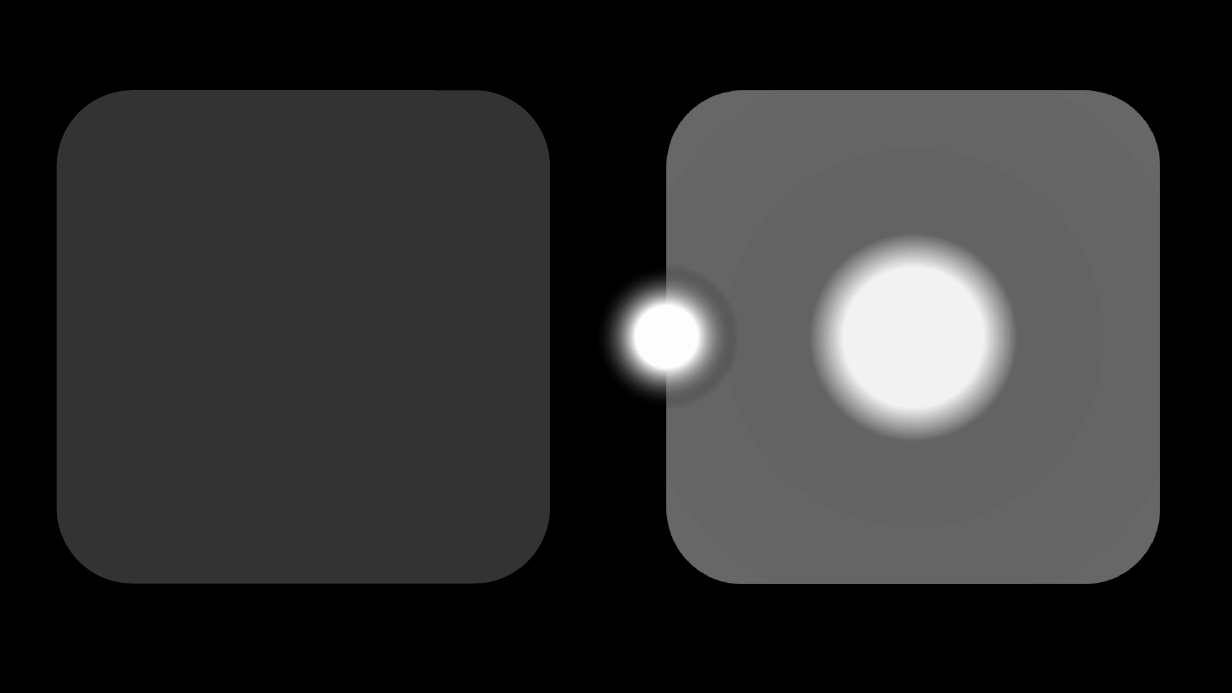
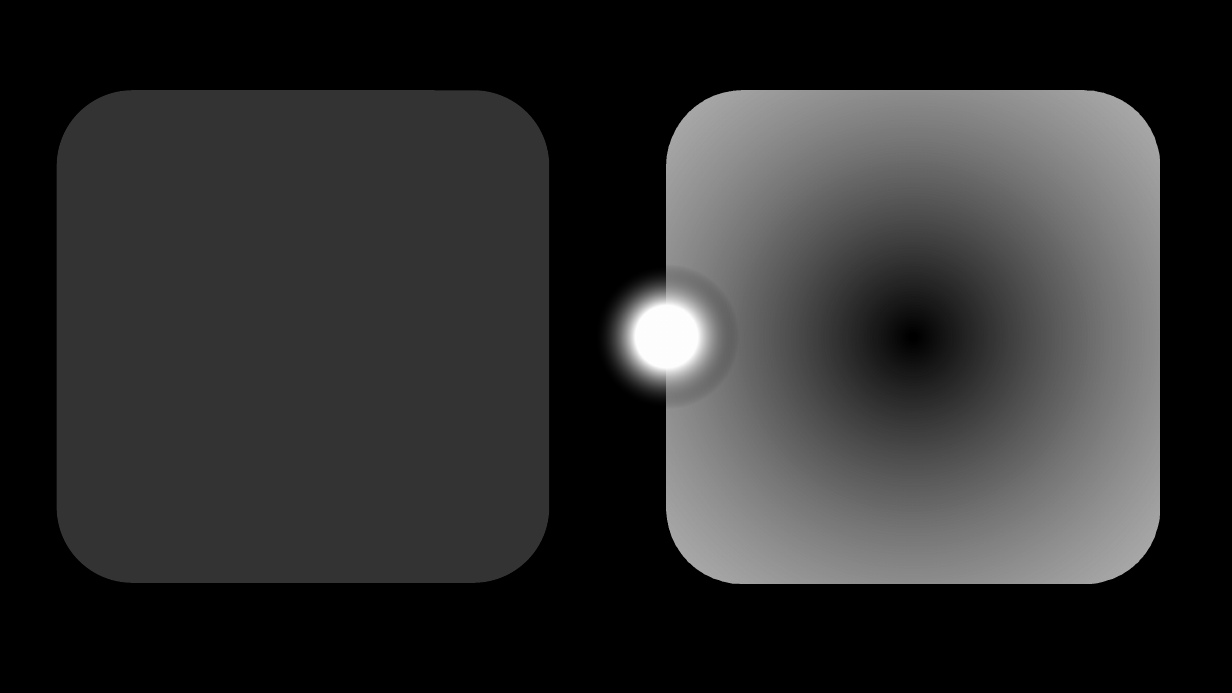
Before and after one commit to SNUGDC/LightsOn, a slide deck: slide 2 of Art Dummy.pptx (slide 9 before the commit). Drawn at 1232x693 pixels with LibreOffice and Linux fonts; fonts in the diff are those of the drawing. Boxes give left, top, right and bottom in pixels: in the first picture for what was removed or moved away, otherwise in the second. Text is boxed around its words. In the diff, an @@ line names an element or a change of style, - is before the commit and + after.

```diff
--- a/Art Dummy.pptx
+++ b/Art Dummy.pptx
@@ rounded rectangle at (666,91,1159,583): fill gradient #F2F2F2 to #FFFFFF to gradient #000000 to #FFFFFF @@
```
Also in this commit, not shown: 1 other slide changed, 2 slides added, 9 slides removed, 33 other files.
